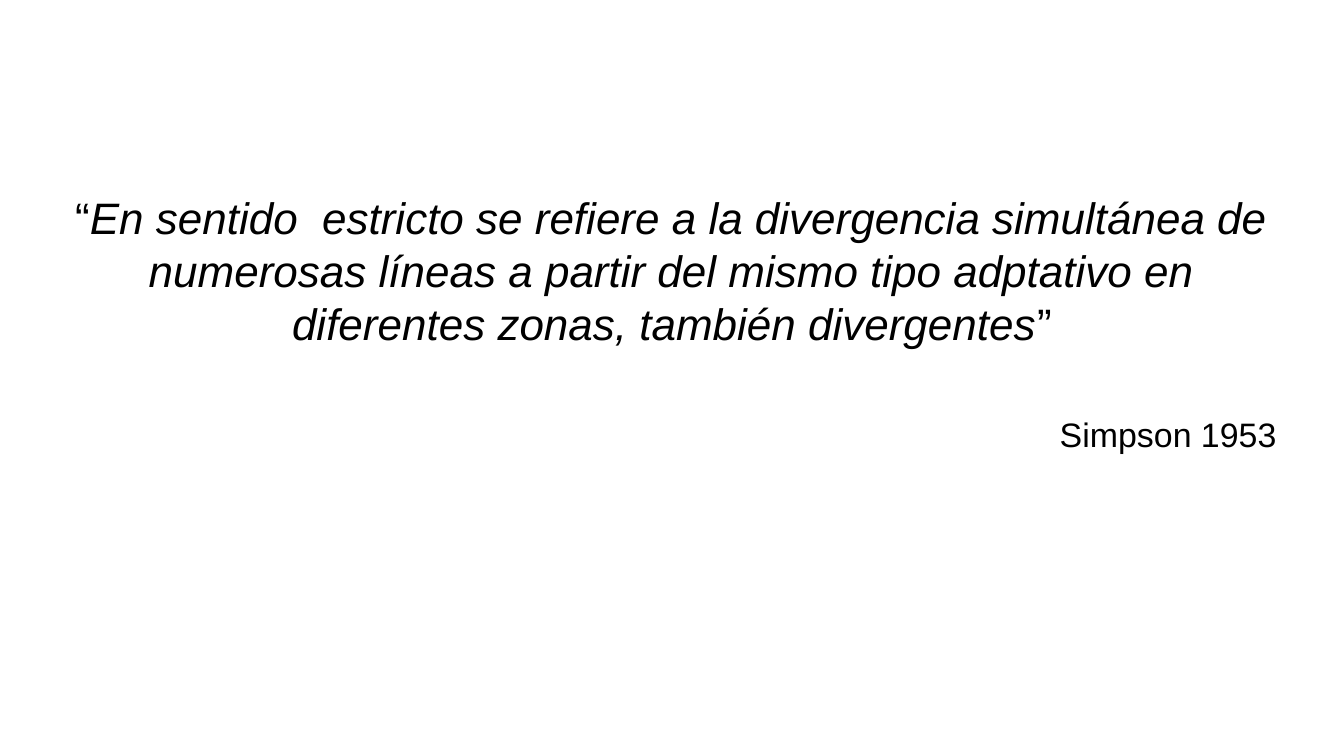
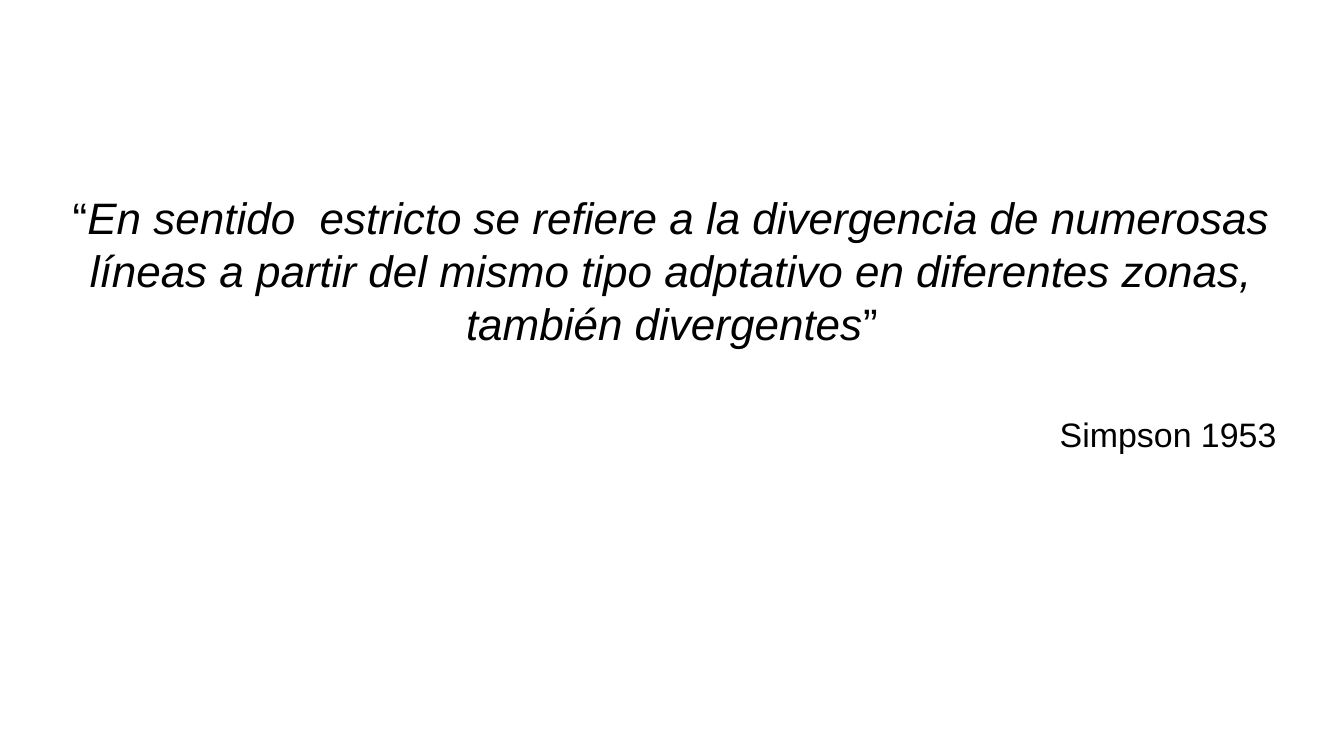
Before and after one commit to gerardommc/Biogeo-Macroecologia, a slide deck: slide 2 of Radiacion.odp. Drawn at 1344x756 pixels with LibreOffice and Linux fonts; fonts in the diff are those of the drawing. Boxes give left, top, right and bottom in pixels: in the first picture for what was removed or moved away, otherwise in the second. Text is boxed around its words. In the diff, an @@ line names an element or a change of style, - is before the commit and + after.

```diff
--- a/Radiacion.odp
+++ b/Radiacion.odp
@@ subtitle at (x1=73, y1=202, x2=1269, y2=348): text changed @@
-“En sentido estricto se refiere a la divergencia simultánea de numerosas líneas a partir del mismo tipo adptativo en diferentes zonas, también divergentes”
+“En sentido estricto se refiere a la divergencia de numerosas líneas a partir del mismo tipo adptativo en diferentes zonas, también divergentes”
```
Also in this commit, not shown: 6 slides added, 1 slide removed, 2 other files.
